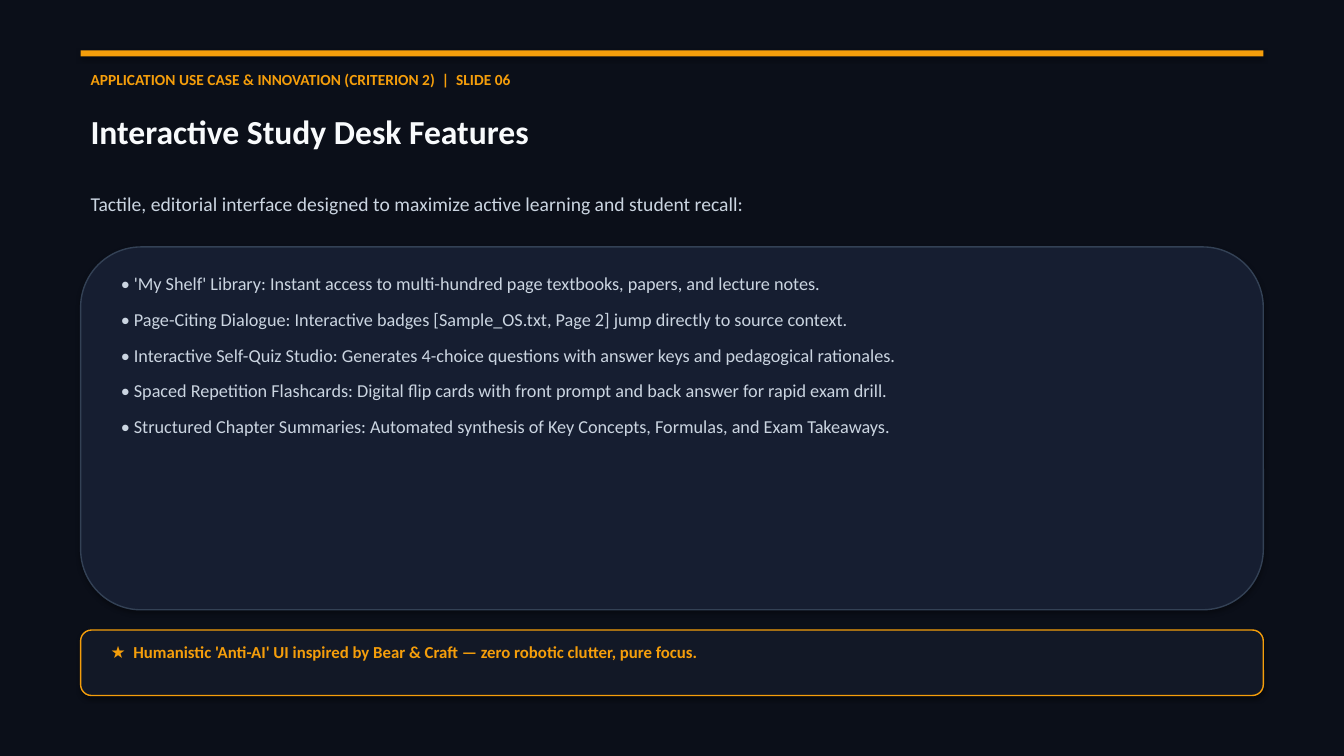
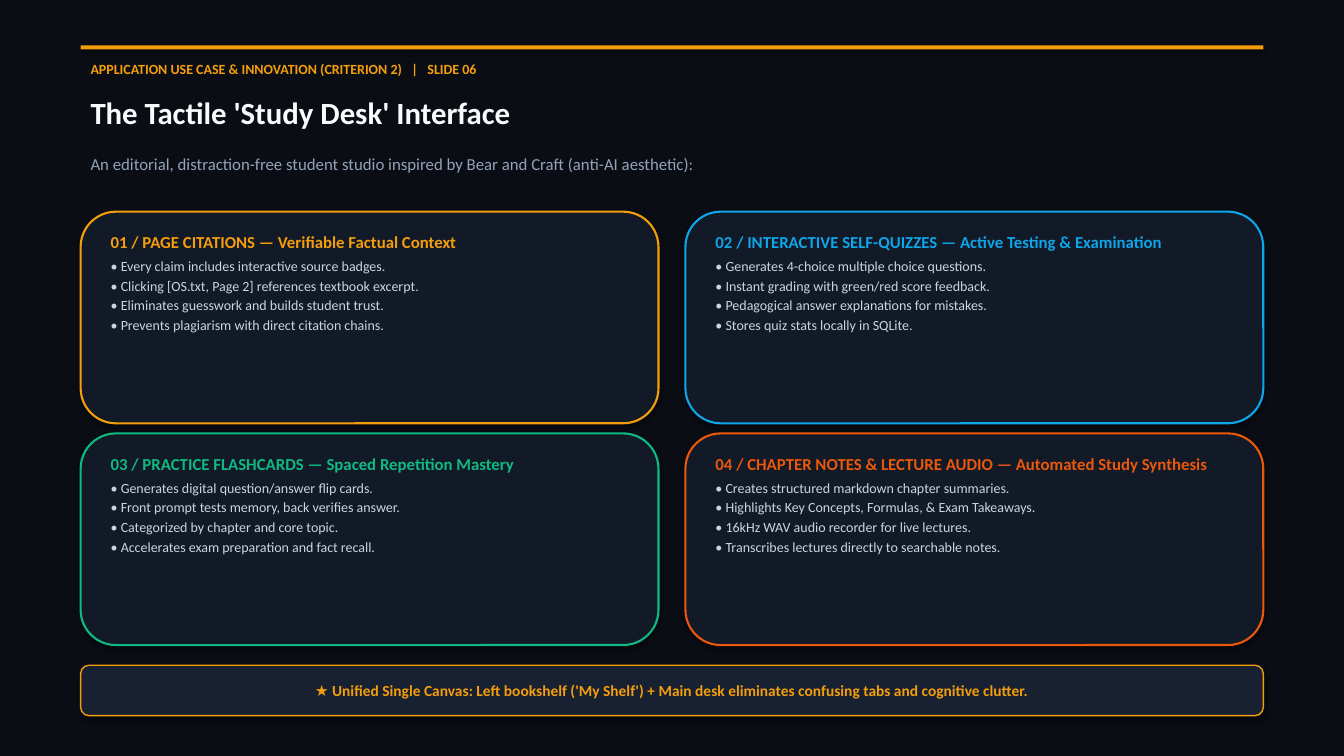
Before and after one commit to sahilbisen52-lang/edge-scholar, a slide deck: slide 6 of docs/EdgeScholar_Pitch_Presentation.pptx. Drawn at 1344x756 pixels with LibreOffice and Linux fonts; fonts in the diff are those of the drawing. Boxes give left, top, right and bottom in pixels: in the first picture for what was removed or moved away, otherwise in the second. Text is boxed around its words. In the diff, an @@ line names an element or a change of style, - is before the commit and + after.

Commit message:
Upgrade pitch deck to executive-grade Snapdragon dark design with custom multi-layout cards and stats

```diff
--- a/docs/EdgeScholar_Pitch_Presentation.pptx
+++ b/docs/EdgeScholar_Pitch_Presentation.pptx
@@ rectangle at bbox=[0, 0, 1344, 756]: fill #0B0F19 to #0A0D14 @@
@@ text "APPLICATION USE CASE & INNOVATION ...": place and size @@
-text "APPLICATION USE CASE & INNOVATION ..." at bbox=[91, 73, 511, 87]
+text "APPLICATION USE CASE & INNOVATION ..." at bbox=[91, 64, 476, 76]
@@ text "APPLICATION USE CASE & INNOVATION ..." at bbox=[91, 64, 476, 76]: size 11 to 10 pt @@
@@ rectangle: place and size @@
-rectangle at bbox=[81, 50, 1263, 56]
+rectangle at bbox=[81, 45, 1263, 49]
@@ text at bbox=[91, 102, 510, 129]: text changed; size 24 to 22 pt @@
-Interactive Study Desk Features
+The Tactile 'Study Desk' Interface
@@ text at bbox=[91, 158, 693, 173]: text changed; size 14 to 12 pt; text colour #CBD5E1 to #94A3B8 @@
-Tactile, editorial interface designed to maximize active learning and student recall:
+An editorial, distraction-free student studio inspired by Bear and Craft (anti-AI aesthetic):
@@ rounded rectangle: place and size @@
-rounded rectangle at bbox=[81, 247, 1263, 610]
+rounded rectangle at bbox=[81, 212, 658, 423]
@@ rounded rectangle at bbox=[81, 212, 658, 423]: fill #161E31 to #121927; outline #334155 1 pt to #F59E0B 1.5 pt @@
@@ text at bbox=[111, 236, 456, 333]: text changed; size 13 to 10 pt @@
-• 'My Shelf' Library: Instant access to multi-hundred page textbooks, papers, and lecture notes.
-• Page-Citing Dialogue: Interactive badges [Sample_OS.txt, Page 2] jump directly to source context.
-• Interactive Self-Quiz Studio: Generates 4-choice questions with answer keys and pedagogical rationales.
-• Spaced Repetition Flashcards: Digital flip cards with front prompt and back answer for rapid exam drill.
-• Structured Chapter Summaries: Automated synthesis of Key Concepts, Formulas, and Exam Takeaways.
+01 / PAGE CITATIONS — Verifiable Factual Context
+• Every claim includes interactive source badges.
+• Clicking [OS.txt, Page 2] references textbook excerpt.
+• Eliminates guesswork and builds student trust.
+• Prevents plagiarism with direct citation chains.
@@ rounded rectangle: place and size @@
-rounded rectangle at bbox=[81, 630, 1263, 696]
+rounded rectangle at bbox=[686, 212, 1263, 423]
@@ rounded rectangle at bbox=[686, 212, 1263, 423]: fill #121826 to #121927; outline #F59E0B 1 pt to #0EA5E9 1.5 pt @@
@@ text added at bbox=[715, 236, 1162, 333], 10 pt, text #CBD5E1 @@
+02 / INTERACTIVE SELF-QUIZZES — Active Testing & Examination
+• Generates 4-choice multiple choice questions.
+• Instant grading with green/red score feedback.
+• Pedagogical answer explanations for mistakes.
+• Stores quiz stats locally in SQLite.
@@ rounded rectangle added at bbox=[81, 434, 658, 645], fill #121927, outline #10B981 1.5 pt @@
@@ rounded rectangle added at bbox=[686, 434, 1263, 645], fill #121927, outline #EA580C 1.5 pt @@
@@ text added at bbox=[111, 458, 513, 554], 10 pt, text #CBD5E1 @@
+03 / PRACTICE FLASHCARDS — Spaced Repetition Mastery
+• Generates digital question/answer flip cards.
+• Front prompt tests memory, back verifies answer.
+• Categorized by chapter and core topic.
+• Accelerates exam preparation and fact recall.
@@ text added at bbox=[715, 458, 1207, 555], 10 pt, text #CBD5E1 @@
+04 / CHAPTER NOTES & LECTURE AUDIO — Automated Study Synthesis
+• Creates structured markdown chapter summaries.
+• Highlights Key Concepts, Formulas, & Exam Takeaways.
+• 16kHz WAV audio recorder for live lectures.
+• Transcribes lectures directly to searchable notes.
@@ text removed at bbox=[133, 646, 697, 661] @@
-★ Humanistic 'Anti-AI' UI inspired by Bear & Craft — zero robotic clutter, pure focus.
@@ rounded rectangle added at bbox=[81, 665, 1263, 716], fill #182132, outline #F59E0B 1 pt, 11 pt, text #F59E0B, bold @@
+★ Unified Single Canvas: Left bookshelf ('My Shelf') + Main desk eliminates confusing tabs and cognitive clutter.
```
Also in this commit, not shown: 1 other slide changed, 8 slides added, 8 slides removed, 2 other files.
